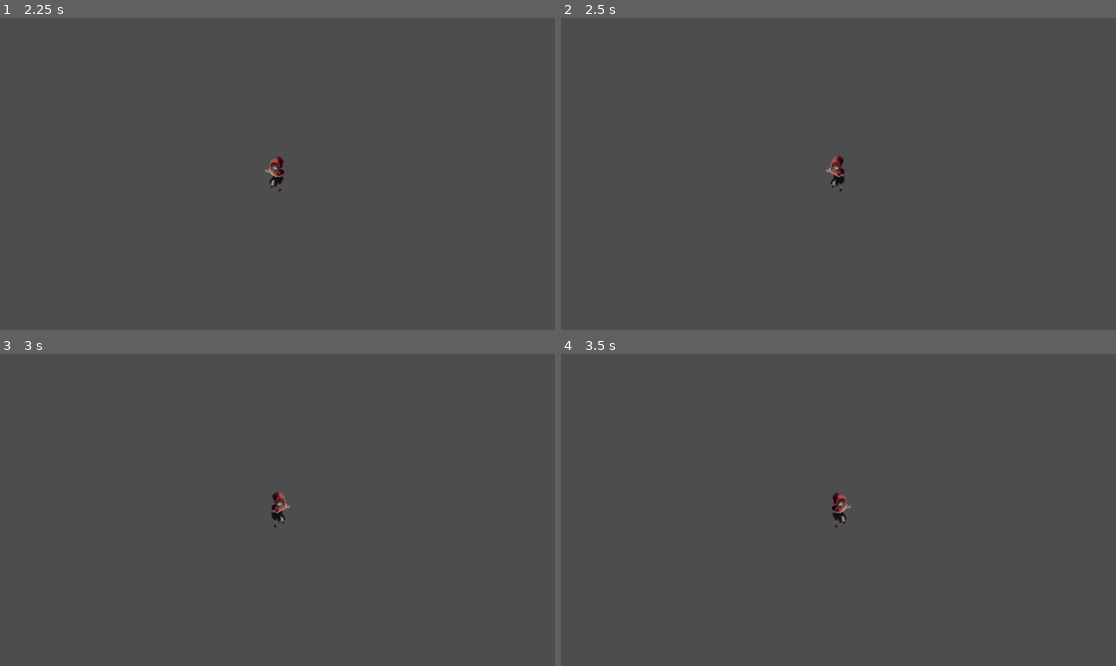
Above: before the commit, frames 1-4 (two rows, left to right).
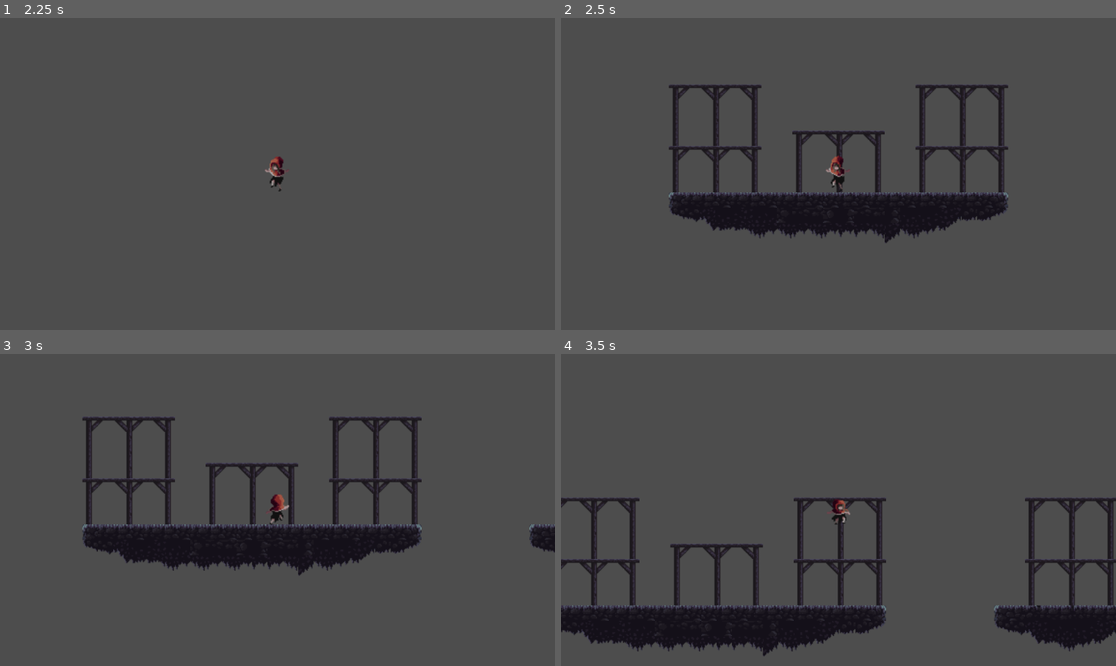
Above: after the commit, the same moments.

Repository: 50002/RaSeKoGameJam2
Game: Godot game, scene res://game.tscn
Two runs of this game, one before a commit and one after it. Both use one fixed random seed, a clock stepped at 60 frames per second and the inputs below.
Inputs:
- Up to frame 1 (2.25 s): tap Enter (attack) at 0.5, 1.35 s; hold Enter (attack) 0.53-1.28 s; hold Right (ui_right) 0.53-2.03 s; tap Keypad Enter (ui_accept) at 0.77, 1.52 s; hold Left (ui_left) from 2.03 s (still down); hold Enter (attack) from 2.03 s (still down)
- Up to frame 2 (2.5 s): keep holding Left (ui_left); keep holding Enter (attack)
- Up to frame 3 (3 s): release Left (ui_left) at 2.78 s; release Enter (attack) at 2.78 s; hold Right (ui_right) from 2.78 s (still down); tap Enter (attack) at 2.85 s
- Up to frame 4 (3.5 s): keep holding Right (ui_right); tap Keypad Enter (ui_accept) at 3.02 s

Frame 1 is identical in both runs. In frame 2, 11% of the frame differs, in the area x 19-81%, y 21-73%; in frame 3, 11%; in frame 4, 14%, in the area x 0-100%, y 44-97%.

Commit message:
added killZone

Diff:
--- /dev/null
+++ b/darksurvival/PreAssets/Agis/enemy.gd
@@ -0,0 +1,77 @@
+extends CharacterBody2D
+
+var speed = 60
+var player_chase = false
+var player = null
+var attack = false
+var health = 5
+var state = 0
+@onready var hitbox: CollisionShape2D = $attack/CollisionShape2D
+
+@onready var timer = $Timer
+@onready var hit_state = $hit_state
+@onready var death = $death
+
+func _physics_process(delta: float) -> void:
+	if state == 0:
+		if player_chase:
+
+			position.x += (player.position.x - position.x)/speed
+			$AnimatedSprite2D.play("move")
+
+			if(player.position.x - position.x) < 0:
+				$AnimatedSprite2D.flip_h = true
+			else:
+				$AnimatedSprite2D.flip_h = false
+
+		elif attack == true:
+			if $AnimatedSprite2D.get_frame() in [6, 7, 8, 9, 10]:
+				hitbox.disabled = false
+			else:
+				hitbox.disabled = true
+
+		else:
+			$AnimatedSprite2D.play("move")
+	else:
+		pass
+
+func _on_detector_body_shape_entered(body_rid: RID, body: Node2D, body_shape_index: int, local_shape_index: int) -> void:
+	player = body
+	player_chase = true
+
+
+func _on_detector_body_shape_exited(body_rid: RID, body: Node2D, body_shape_index: int, local_shape_index: int) -> void:
+	player = null
+	player_chase = false
+
+
+func _on_area_2d_body_shape_entered(body_rid: RID, body: Node2D, body_shape_index: int, local_shape_index: int) -> void:
+	player = body
+	player_chase = false
+	attack = true
+
+	$AnimatedSprite2D.play("bomb")
+	timer.start()
+
+func _on_area_2d_body_shape_exited(body_rid: RID, body: Node2D, body_shape_index: int, local_shape_index: int) -> void:
+	pass
+
+func _on_timer_timeout() -> void:
+	player_chase = true
+	attack = false
+	hitbox.disabled = true
+
+
+func _on_hitbox_area_entered(area: Area2D) -> void:
+	state = 1
+	health -= 1
+	if health <= 0:
+		queue_free()
+
+	else:
+		$AnimatedSprite2D.play("hort")
+		hit_state.start()
+
+
+func _on_hit_state_timeout() -> void:
+	state = 0
--- /dev/null
+++ b/darksurvival/area_2d.gd
@@ -0,0 +1,17 @@
+extends Area2D
+
+
+# Called when the node enters the scene tree for the first time.
+func _ready() -> void:
+	pass # Replace with function body.
+
+
+# Called every frame. 'delta' is the elapsed time since the previous frame.
+func _process(delta: float) -> void:
+	pass
+
+
+
+
+func _on_body_entered(body: Node2D) -> void:
+	get_tree().reload_current_scene()
--- /dev/null
+++ b/darksurvival/game.gd
@@ -0,0 +1,11 @@
+extends Node2D
+
+
+# Called when the node enters the scene tree for the first time.
+func _ready() -> void:
+	pass # Replace with function body.
+
+
+# Called every frame. 'delta' is the elapsed time since the previous frame.
+func _process(delta: float) -> void:
+	pass
--- a/darksurvival/game.tscn
+++ b/darksurvival/game.tscn
@@ -1,7 +1,9 @@
-[gd_scene load_steps=6 format=4 uid="uid://cdhlmspr1q7iy"]
+[gd_scene load_steps=8 format=4 uid="uid://cdhlmspr1q7iy"]
 
 [ext_resource type="Texture2D" uid="uid://ckbgmihmh5sku" path="res://PreAssets/free.png" id="1_iar4r"]
+[ext_resource type="Script" path="res://game.gd" id="1_n621x"]
 [ext_resource type="PackedScene" uid="uid://dekojcd44bhjd" path="res://PreAssets/RHood.tscn" id="2_je5ht"]
+[ext_resource type="PackedScene" uid="uid://buyueaw6dfu1" path="res://kill.tscn" id="3_hoj7u"]
 
 [sub_resource type="TileSetAtlasSource" id="TileSetAtlasSource_ym2ry"]
 texture = ExtResource("1_iar4r")
@@ -300,6 +302,7 @@
 size = Vector2(96, 5)
 
 [node name="Game" type="Node2D"]
+script = ExtResource("1_n621x")
 
 [node name="TileMap" type="TileMap" parent="."]
 tile_set = SubResource("TileSet_33mpf")
@@ -378,3 +381,9 @@
 position = Vector2(576, -110)
 shape = SubResource("RectangleShape2D_ey16o")
 one_way_collision = true
+
+[node name="Area2D" parent="." instance=ExtResource("3_hoj7u")]
+position = Vector2(0, 224)
+
+[node name="Score" type="Timer" parent="."]
+autostart = true
--- /dev/null
+++ b/darksurvival/kill.tscn
@@ -0,0 +1,15 @@
+[gd_scene load_steps=3 format=3 uid="uid://buyueaw6dfu1"]
+
+[ext_resource type="Script" path="res://area_2d.gd" id="1_d831o"]
+
+[sub_resource type="WorldBoundaryShape2D" id="WorldBoundaryShape2D_kdv6n"]
+
+[node name="Area2D" type="Area2D"]
+collision_layer = 128
+collision_mask = 128
+script = ExtResource("1_d831o")
+
+[node name="CollisionShape2D" type="CollisionShape2D" parent="."]
+shape = SubResource("WorldBoundaryShape2D_kdv6n")
+
+[connection signal="body_entered" from="." to="." method="_on_body_entered"]
--- a/darksurvival/project.godot
+++ b/darksurvival/project.godot
@@ -23,6 +23,38 @@
 , Object(InputEventKey,"resource_local_to_scene":false,"resource_name":"","device":0,"window_id":0,"alt_pressed":false, …(181 unchanged characters)…
 ]
 }
+ui_left={
+"deadzone": 0.5,
+"events": [Object(InputEventKey,"resource_local_to_scene":false,"resource_name":"","device":0,"window_id":0,"alt_pressed":false,"shift_pressed":false,"ctrl_pressed":false,"meta_pressed":false,"pressed":false,"keycode":4194319,"physical_keycode":0,"key_label":0,"unicode":0,"location":0,"echo":false,"script":null)
+, Object(InputEventJoypadButton,"resource_local_to_scene":false,"resource_name":"","device":0,"button_index":13,"pressure":0.0,"pressed":false,"script":null)
+, Object(InputEventJoypadMotion,"resource_local_to_scene":false,"resource_name":"","device":0,"axis":0,"axis_value":-1.0,"script":null)
+, Object(InputEventKey,"resource_local_to_scene":false,"resource_name":"","device":-1,"window_id":0,"alt_pressed":false,"shift_pressed":false,"ctrl_pressed":false,"meta_pressed":false,"pressed":false,"keycode":0,"physical_keycode":65,"key_label":0,"unicode":97,"location":0,"echo":false,"script":null)
+]
+}
+ui_right={
+"deadzone": 0.5,
+"events": [Object(InputEventKey,"resource_local_to_scene":false,"resource_name":"","device":0,"window_id":0,"alt_pressed":false,"shift_pressed":false,"ctrl_pressed":false,"meta_pressed":false,"pressed":false,"keycode":4194321,"physical_keycode":0,"key_label":0,"unicode":0,"location":0,"echo":false,"script":null)
+, Object(InputEventJoypadButton,"resource_local_to_scene":false,"resource_name":"","device":0,"button_index":14,"pressure":0.0,"pressed":false,"script":null)
+, Object(InputEventJoypadMotion,"resource_local_to_scene":false,"resource_name":"","device":0,"axis":0,"axis_value":1.0,"script":null)
+, Object(InputEventKey,"resource_local_to_scene":false,"resource_name":"","device":-1,"window_id":0,"alt_pressed":false,"shift_pressed":false,"ctrl_pressed":false,"meta_pressed":false,"pressed":false,"keycode":0,"physical_keycode":68,"key_label":0,"unicode":100,"location":0,"echo":false,"script":null)
+]
+}
+ui_up={
+"deadzone": 0.5,
+"events": [Object(InputEventKey,"resource_local_to_scene":false,"resource_name":"","device":0,"window_id":0,"alt_pressed":false,"shift_pressed":false,"ctrl_pressed":false,"meta_pressed":false,"pressed":false,"keycode":4194320,"physical_keycode":0,"key_label":0,"unicode":0,"location":0,"echo":false,"script":null)
+, Object(InputEventJoypadButton,"resource_local_to_scene":false,"resource_name":"","device":0,"button_index":11,"pressure":0.0,"pressed":false,"script":null)
+, Object(InputEventJoypadMotion,"resource_local_to_scene":false,"resource_name":"","device":0,"axis":1,"axis_value":-1.0,"script":null)
+, Object(InputEventKey,"resource_local_to_scene":false,"resource_name":"","device":-1,"window_id":0,"alt_pressed":false,"shift_pressed":false,"ctrl_pressed":false,"meta_pressed":false,"pressed":false,"keycode":0,"physical_keycode":87,"key_label":0,"unicode":119,"location":0,"echo":false,"script":null)
+]
+}
+ui_down={
+"deadzone": 0.5,
+"events": [Object(InputEventKey,"resource_local_to_scene":false,"resource_name":"","device":0,"window_id":0,"alt_pressed":false,"shift_pressed":false,"ctrl_pressed":false,"meta_pressed":false,"pressed":false,"keycode":4194322,"physical_keycode":0,"key_label":0,"unicode":0,"location":0,"echo":false,"script":null)
+, Object(InputEventJoypadButton,"resource_local_to_scene":false,"resource_name":"","device":0,"button_index":12,"pressure":0.0,"pressed":false,"script":null)
+, Object(InputEventJoypadMotion,"resource_local_to_scene":false,"resource_name":"","device":0,"axis":1,"axis_value":1.0,"script":null)
+, Object(InputEventKey,"resource_local_to_scene":false,"resource_name":"","device":-1,"window_id":0,"alt_pressed":false,"shift_pressed":false,"ctrl_pressed":false,"meta_pressed":false,"pressed":false,"keycode":0,"physical_keycode":83,"key_label":0,"unicode":115,"location":0,"echo":false,"script":null)
+]
+}
 attack={
 "deadzone": 0.5,
 "events": [Object(InputEventKey,"resource_local_to_scene":false,"resource_name":"","device":-1,"window_id":0,"alt_press …(195 unchanged characters)…
Binary file added: darksurvival/PreAssets/Agis/pixil-frame-0.png
Not shown, added: darksurvival/PreAssets/Agis/pixil-frame-0.png.import
